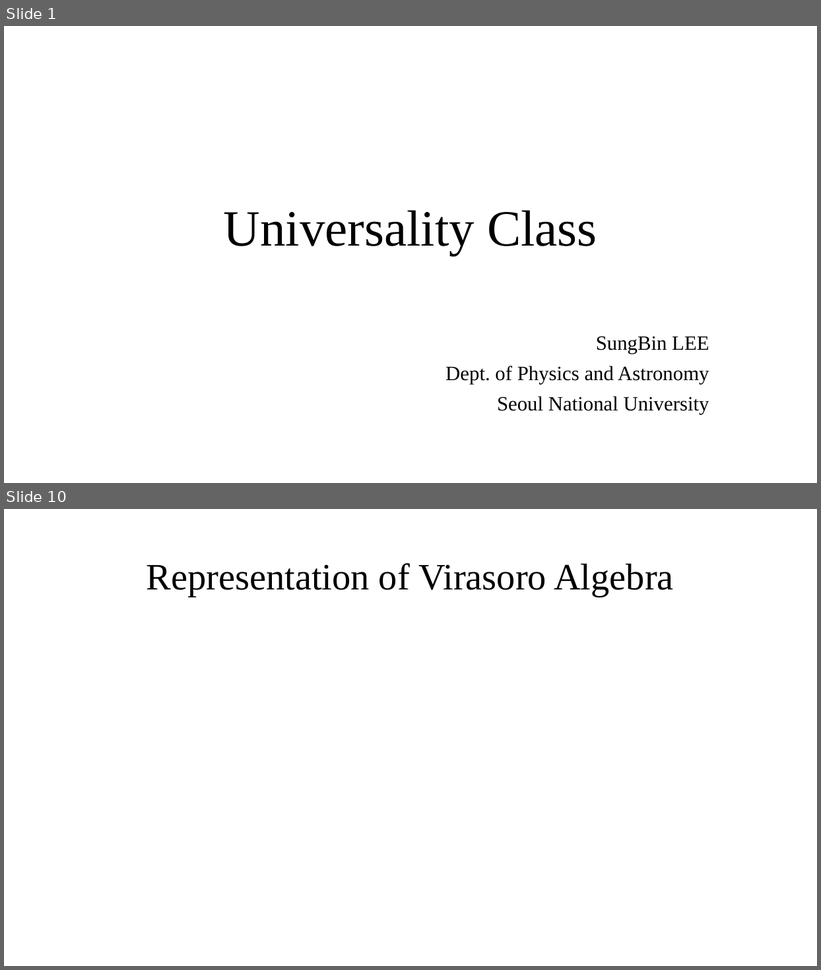
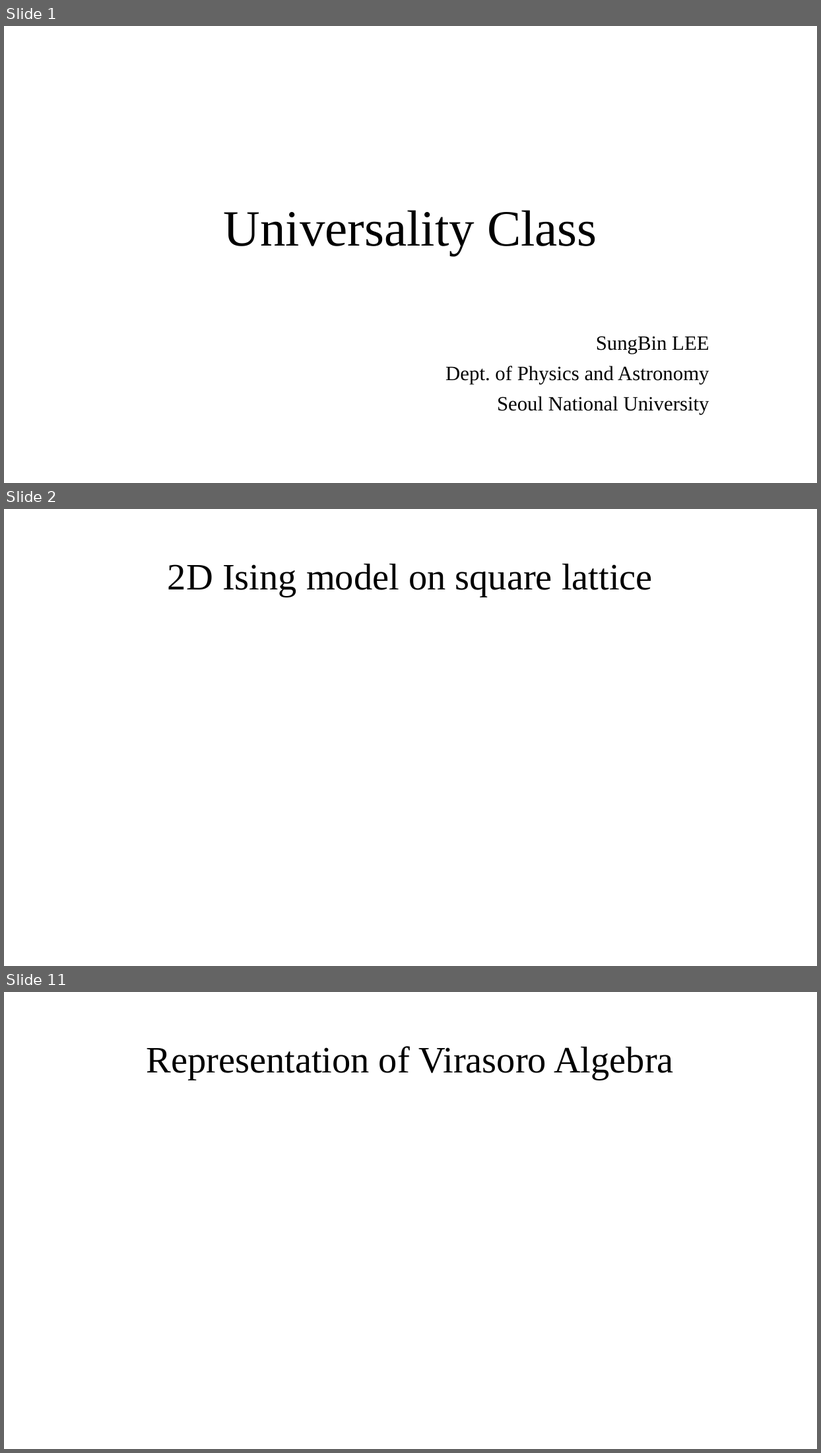
Before and after one commit to LEE-SungBin/spin_glass, a slide deck: ppt/Universality Class.pptx. Shown one above the other, each under a label of ours: slides 1 and 10 before the commit, slides 1, 2 and 11 after it; the slides between them are not shown. The pictures are 821x970 and 821x1453 pixels, drawn with LibreOffice and Linux fonts; fonts in the diff are those of the drawing; grey boxes stand for pictures. Boxes give left, top, right and bottom in pixels: in the first picture for what was removed or moved away, otherwise in the second. Text is boxed around its words. In the diff, an @@ line names an element or a change of style, - is before the commit and + after.

Commit message:
ppt update

```diff
--- a/ppt/Universality Class.pptx
+++ b/ppt/Universality Class.pptx
@@ slide 2 added at (4,509,817,966), background #FFFFFF @@
@@ title added at (168,563,653,597), 44 pt, text #000000 @@
+2D Ising model on square lattice
@@ what was slide 10 is now slide 11 @@
```
Also in this commit, not shown: 2 slides changed, 1 other file.
